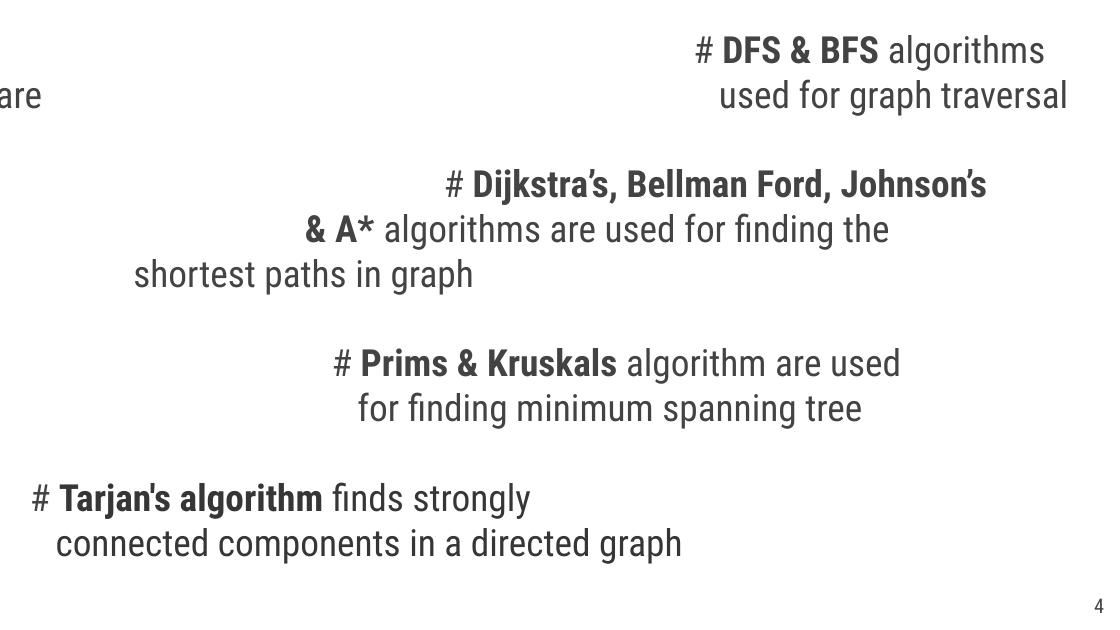
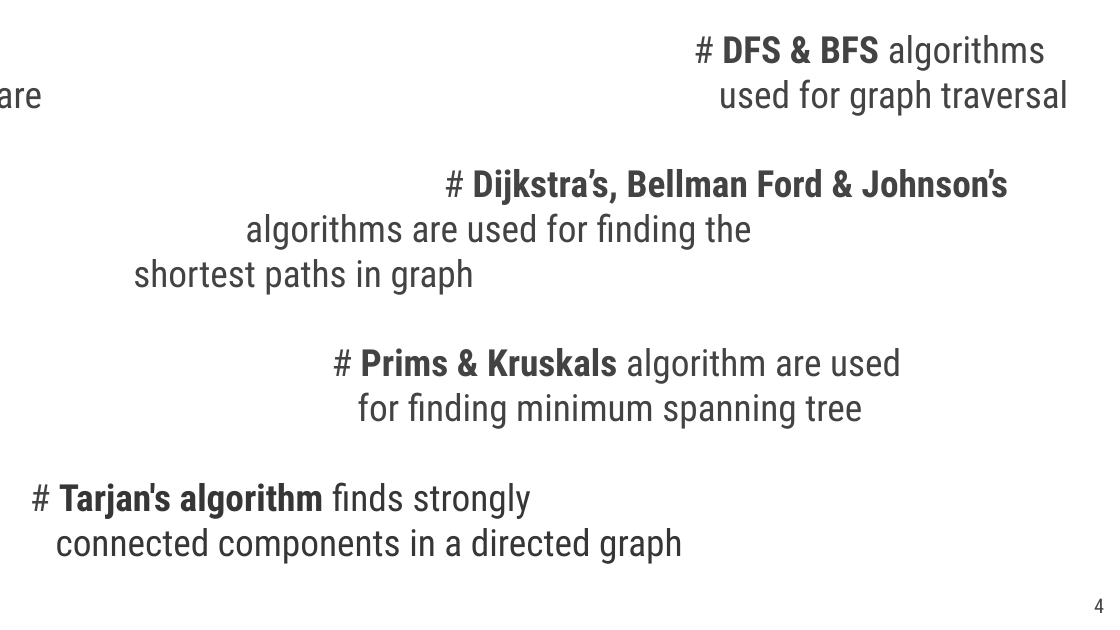
Before and after one commit to Rafid13iit/SPL_1, a slide deck: slide 4 of SPL1_FinalExam_slides.pptx. Drawn at 1120x630 pixels with LibreOffice and Linux fonts; fonts in the diff are those of the drawing; background and template pictures are left out. Boxes give left, top, right and bottom in pixels: in the first picture for what was removed or moved away, otherwise in the second. Text is boxed around its words. In the diff, an @@ line names an element or a change of style, - is before the commit and + after.

```diff
--- a/SPL1_FinalExam_slides.pptx
+++ b/SPL1_FinalExam_slides.pptx
@@ text at [133, 169, 1008, 295]: text changed @@
-# Dijkstra’s, Bellman Ford, Johnson’s
-& A* algorithms are used for finding the shortest paths in graph
+# Dijkstra’s, Bellman Ford & Johnson’s algorithms are used for finding the shortest paths in graph
```
Also in this commit, not shown: 36 other files.
